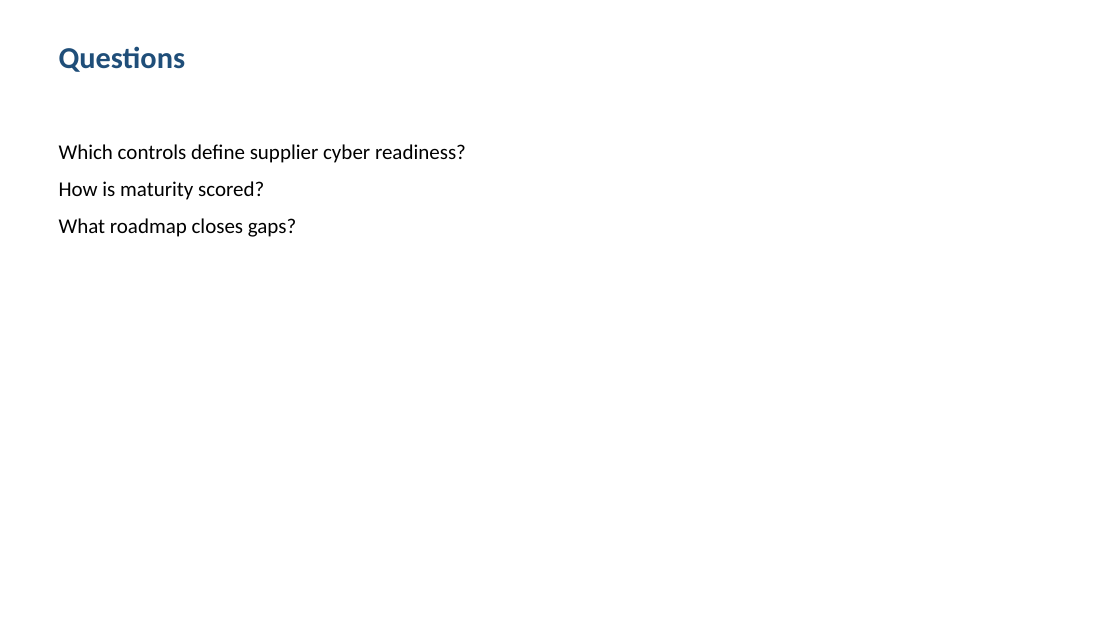
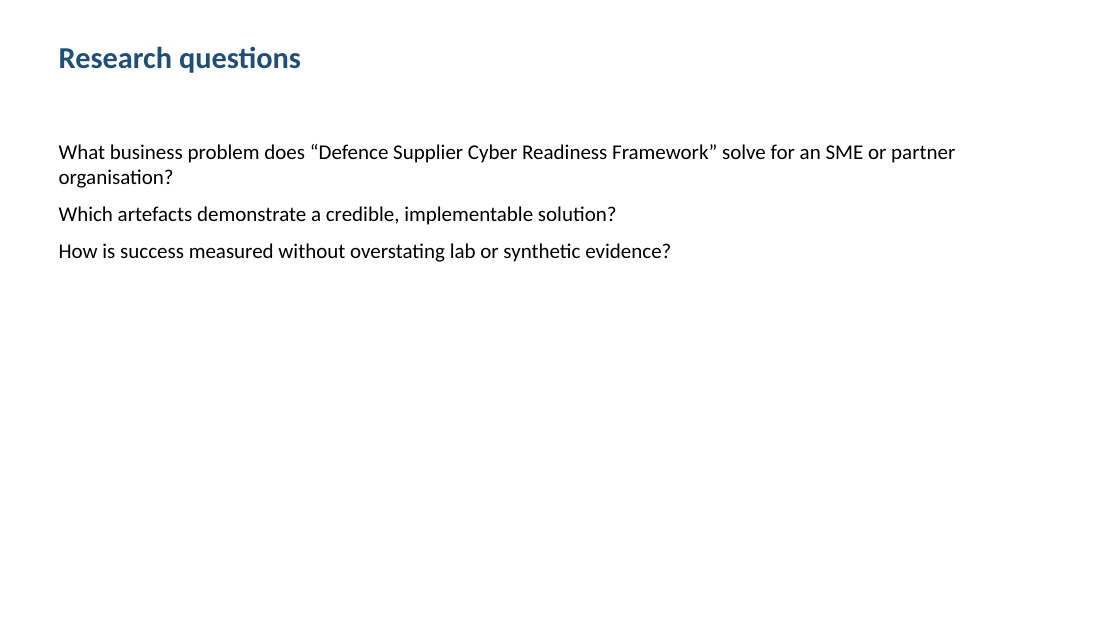
Before and after one commit to shohrabniaz/defence-supplier-cyber-readiness-framework, a slide deck: slide 2 of Final_Submission/02_Presentation.pptx. Drawn at 1120x630 pixels with LibreOffice and Linux fonts; fonts in the diff are those of the drawing. Boxes give left, top, right and bottom in pixels: in the first picture for what was removed or moved away, otherwise in the second. Text is boxed around its words. In the diff, an @@ line names an element or a change of style, - is before the commit and + after.

Commit message:
Polish portfolio pack for professional showcase readiness.

```diff
--- a/Final_Submission/02_Presentation.pptx
+++ b/Final_Submission/02_Presentation.pptx
@@ text at [59,46,301,73]: text changed @@
-Questions
+Research questions
@@ text at [59,144,955,262]: text changed @@
-Which controls define supplier cyber readiness?
-How is maturity scored?
-What roadmap closes gaps?
+What business problem does “Defence Supplier Cyber Readiness Framework” solve for an SME or partner organisation?
+Which artefacts demonstrate a credible, implementable solution?
+How is success measured without overstating lab or synthetic evidence?
```
Also in this commit, not shown: 3 other slides changed, 12 other files.
